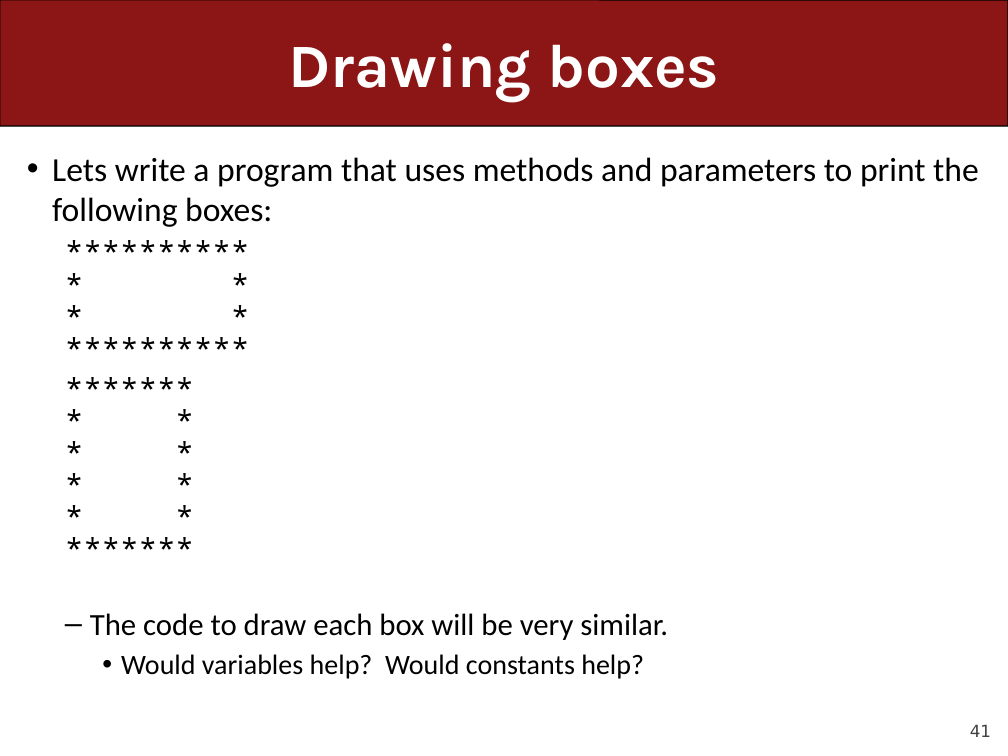
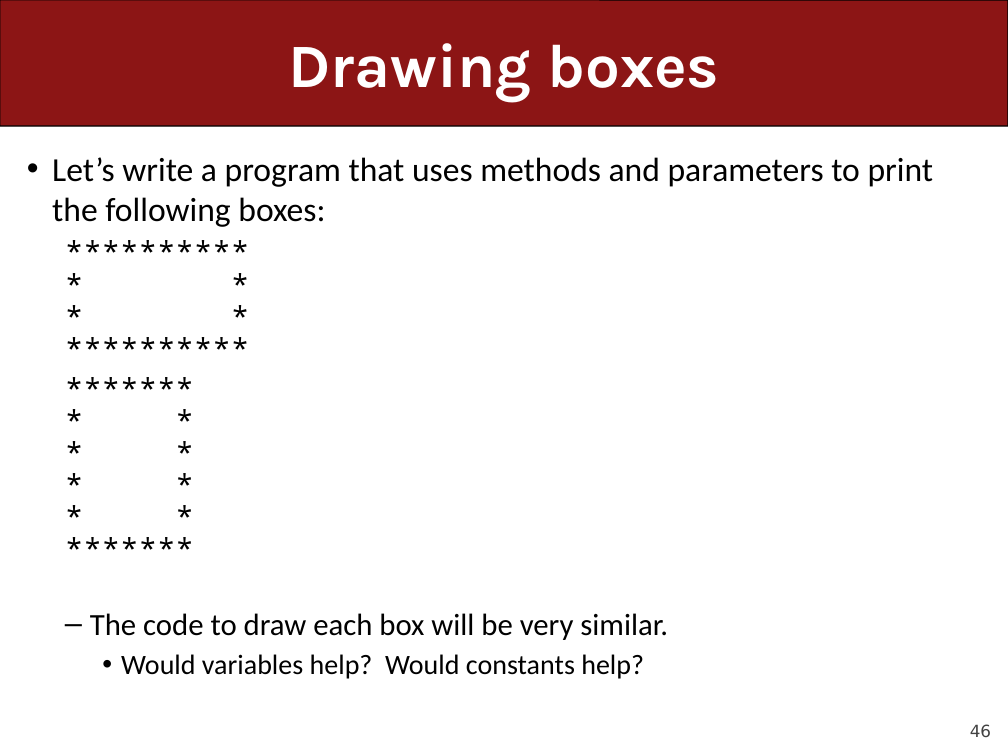
Before and after one commit to ckincaid17/cs106a-summer-2018, a slide deck: slide 46 of WWW/lectures/Lecture7/Lecture7.pptx (slide 41 before the commit). Drawn at 1008x756 pixels with LibreOffice and Linux fonts; fonts in the diff are those of the drawing. Boxes give left, top, right and bottom in pixels: in the first picture for what was removed or moved away, otherwise in the second. Text is boxed around its words. In the diff, an @@ line names an element or a change of style, - is before the commit and + after.

```diff
--- a/WWW/lectures/Lecture7/Lecture7.pptx
+++ b/WWW/lectures/Lecture7/Lecture7.pptx
@@ text at bbox=[52, 157, 934, 227]: text changed @@
-• Lets write a program that uses methods and parameters to print the following boxes:
+• Let’s write a program that uses methods and parameters to print the following boxes:
@@ page number at bbox=[970, 724, 991, 737]: text changed @@
-41
+46
```
Also in this commit, not shown: 24 other slides changed, 14 slides added, 8 slides removed, 3 other files.
